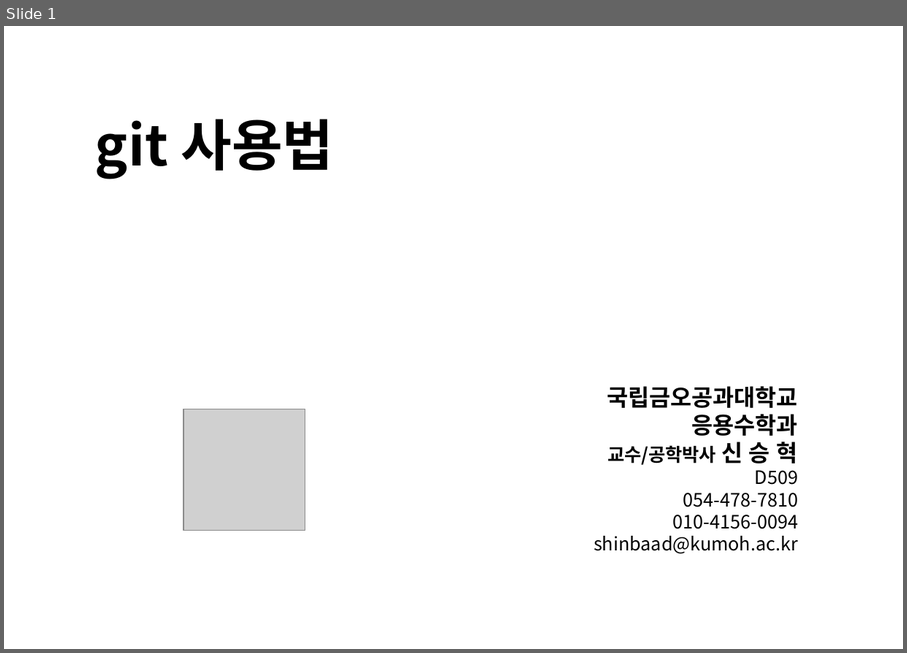
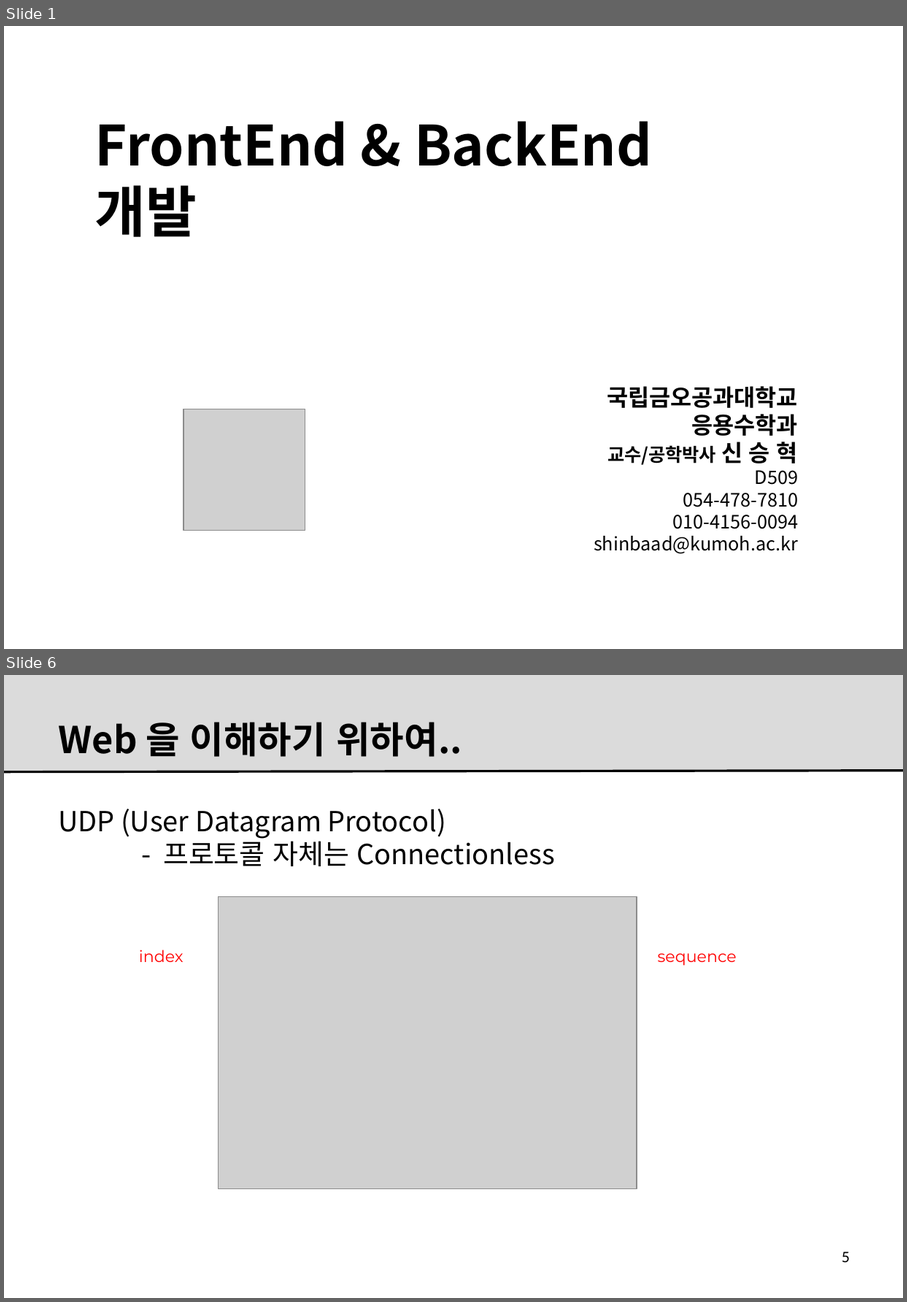
Before and after one commit to kitdvl/CodeX, a slide deck: Lectures/0002.FE.vs.BE.pptx. Shown one above the other, each under a label of ours: slide 1 before the commit, slides 1 and 6 after it; the slides between them are not shown. The pictures are 907x653 and 907x1302 pixels, drawn with LibreOffice and Linux fonts; fonts in the diff are those of the drawing; grey boxes stand for pictures; background and template pictures are left out. Boxes give left, top, right and bottom in pixels: in the first picture for what was removed or moved away, otherwise in the second. Text is boxed around its words. In the diff, an @@ line names an element or a change of style, - is before the commit and + after.

```diff
--- a/Lectures/0002.FE.vs.BE.pptx
+++ b/Lectures/0002.FE.vs.BE.pptx
@@ slide 6 added at bbox=[4, 675, 903, 1298], background #FFFFFF @@
@@ rectangle added at bbox=[4, 675, 903, 772], fill #DBDBDB @@
@@ title added at bbox=[59, 722, 462, 757], 32 pt, text #000000, bold @@
+Web 을 이해하기 위하여..
@@ line added from (4, 772) to (903, 771), #000000 2 pt @@
@@ text added at bbox=[58, 809, 555, 866], 24 pt, text #000000 @@
+UDP (User Datagram Protocol)
+- 프로토콜 자체는 Connectionless
@@ picture added at bbox=[218, 897, 637, 1189] @@
@@ text added at bbox=[139, 949, 184, 962], 14 pt, text #FF0000 @@
+index
@@ text added at bbox=[658, 953, 737, 966], 14 pt, text #FF0000 @@
+sequence
@@ page number added at bbox=[842, 1251, 850, 1262], 14 pt, text #000000 @@
+5
@@ slide 1 changed as well @@
@@ text at bbox=[95, 121, 652, 237]: text changed @@
-git 사용법
+FrontEnd & BackEnd 개발
```
Also in this commit, not shown: 18 other slides added, 21 slides removed, 44 other files.
